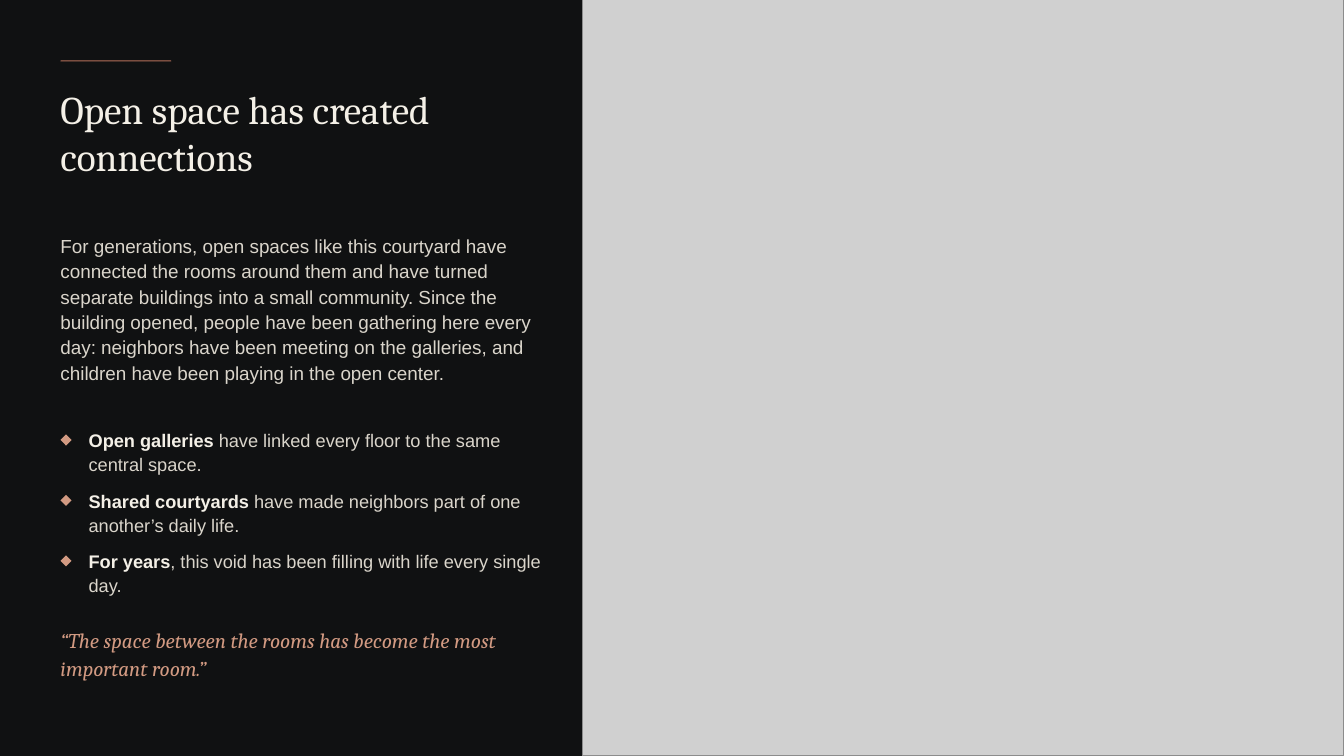
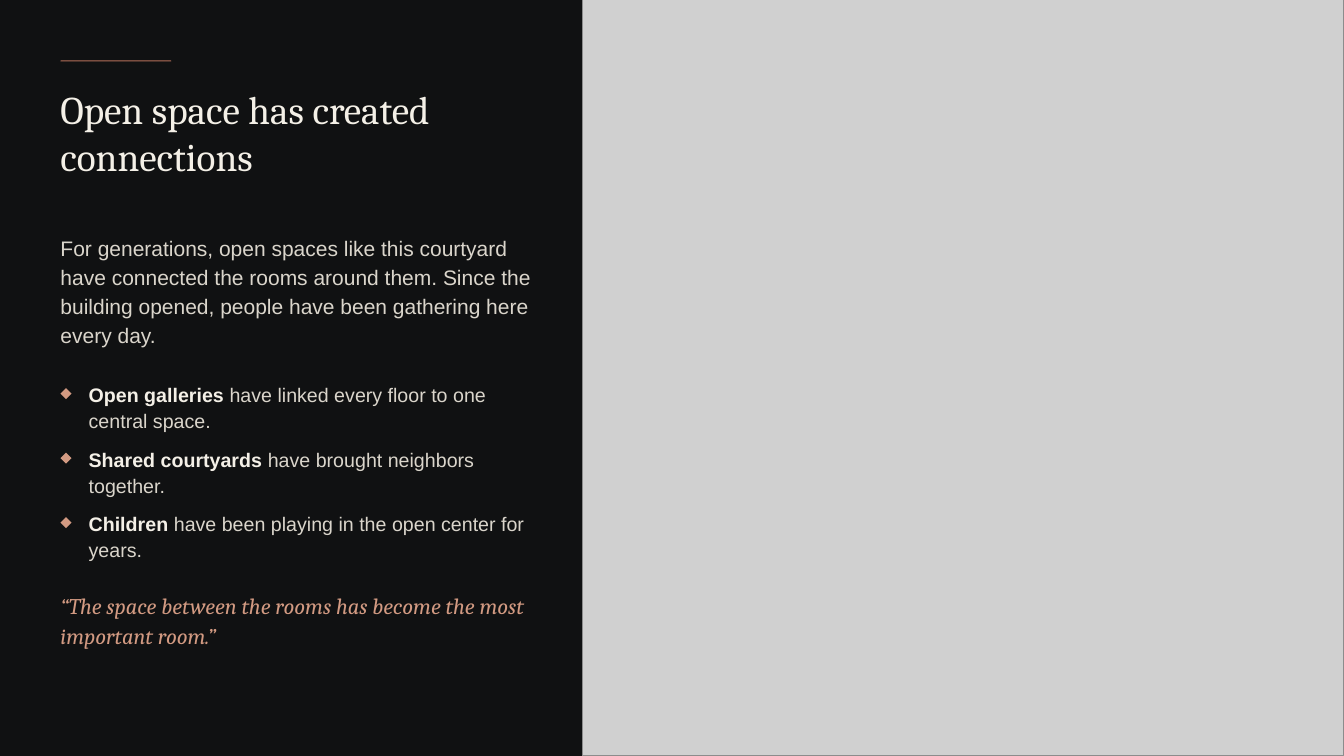
Before and after one commit to s2512013660-art/Akli, a slide deck: slide 6 of presentation-kit/empty-space-topic/The-Architecture-of-Empty-Space_Final.pptx. Drawn at 1344x756 pixels with LibreOffice and Linux fonts; fonts in the diff are those of the drawing; grey boxes stand for pictures; background and template pictures are left out. Boxes give left, top, right and bottom in pixels: in the first picture for what was removed or moved away, otherwise in the second. Text is boxed around its words. In the diff, an @@ line names an element or a change of style, - is before the commit and + after.

```diff
--- a/presentation-kit/empty-space-topic/The-Architecture-of-Empty-Space_Final.pptx
+++ b/presentation-kit/empty-space-topic/The-Architecture-of-Empty-Space_Final.pptx
@@ text at [60,240,530,347]: text changed; size 13.5 to 15 pt @@
-For generations, open spaces like this courtyard have connected the rooms around them and have turned separate buildings into a small community. Since the building opened, people have been gathering here every day: neighbors have been meeting on the galleries, and children have been playing in the open center.
+For generations, open spaces like this courtyard have connected the rooms around them. Since the building opened, people have been gathering here every day.
@@ diamond: place and size @@
-diamond at [60,435,72,446]
+diamond at [60,388,72,399]
@@ text at [89,387,486,432]: text changed; size 13 to 14 pt @@
-Open galleries have linked every floor to the same central space.
+Open galleries have linked every floor to one central space.
@@ diamond: place and size @@
-diamond at [60,495,72,506]
+diamond at [60,453,72,464]
@@ text at [89,452,474,497]: text changed; size 13 to 14 pt @@
-Shared courtyards have made neighbors part of one another’s daily life.
+Shared courtyards have brought neighbors together.
@@ diamond: place and size @@
-diamond at [60,556,72,567]
+diamond at [60,517,72,528]
@@ text at [89,516,524,561]: text changed; size 13 to 14 pt @@
-For years, this void has been filling with life every single day.
+Children have been playing in the open center for years.
@@ text "“The space between the rooms ...": place and size @@
-text "“The space between the rooms ..." at [60,633,496,681]
+text "“The space between the rooms ..." at [60,598,524,649]
@@ text "“The space between the rooms ..." at [60,598,524,649]: size 15 to 16 pt @@
```
Also in this commit, not shown: 6 other slides changed, 2 other files.
